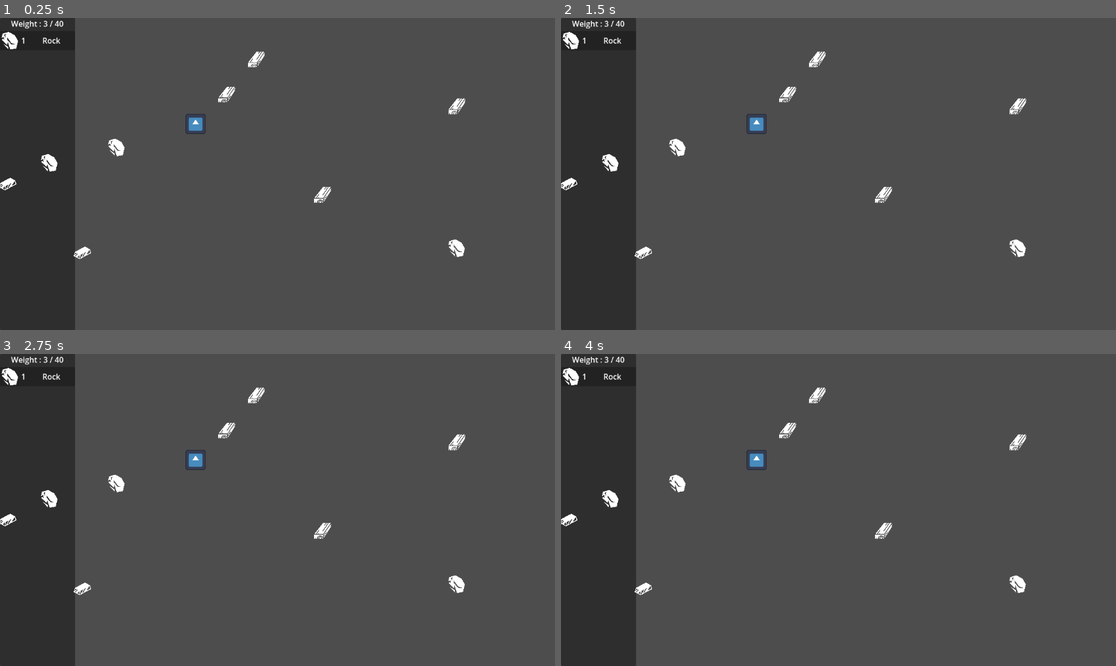
Above: before the commit, frames 1-4 (two rows, left to right).
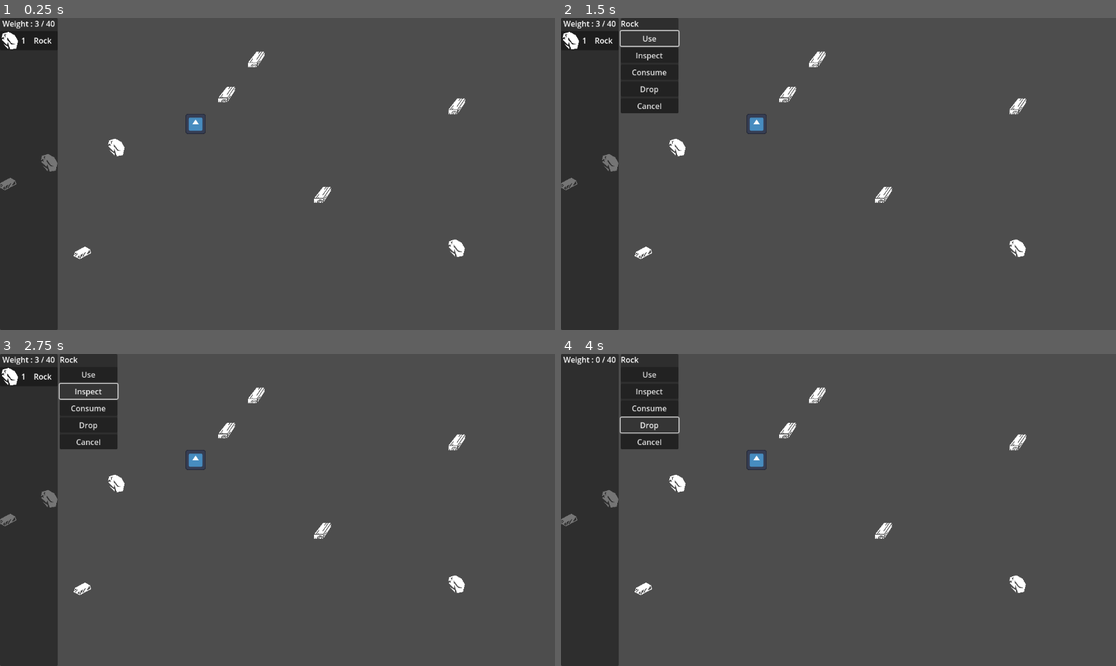
Above: after the commit, the same moments.

Repository: DonKoutsou/Inventory_Tutorial
Game: Godot game, scene res://Scene/world.tscn
Same seed, same stepped clock (60 frames per second), same inputs: the game is played once before the commit and once after it. Before the commit the project has no main scene; this scene is started directly in both runs. The engine's default icon, where the game draws it, is replaced by a stand-in: a white triangle on a blue panel in a dark square.
Inputs (mouse positions are in pixels of both pictures, inside the frame that each line leads up to):
- Up to frame 1 (0.25 s): no input
- Up to frame 2 (1.5 s): click (588, 39) at 0.52 s; click (649, 39) at 1.25 s, where only the run after the commit has a clickable "Use"
- Up to frame 3 (2.75 s): click (88, 391) at 2 s, where only the run after the commit has a clickable "Inspect"
- Up to frame 4 (4 s): click (649, 407) at 2.75 s, where only the run after the commit has a clickable "Consume"; click (649, 425) at 3.5 s, where only the run after the commit has a clickable "Drop"

The runs differ from the first frame. In frame 1, 3.5% of the frame differs, in the area x 0-14%, y 0-100%; in frame 2, 4.7%; in frame 3, 4.7%; in frame 4, 4.8%, in the area x 0-22%, y 0-100%.

Commit message:
ItemOptions, and Drop logic

Diff:
--- a/InventorySystem/Scripts/Inventory.gd
+++ b/InventorySystem/Scripts/Inventory.gd
@@ -29,8 +29,19 @@
 		ContainerCreated.emit(ItemContainer)
 		OnItemAdded(It)
 
+func RemoveItemFromContainer(Cont : InventoryItemContainer) -> void:
+	Cont.UpdateAmm(-1)
+	OnItemRemoved(Cont.GetContainedItem())
+	if (Cont.GetAmmount() == 0):
+		_InventoryContents.erase(Cont)
+		Cont.ContainerRemoved()
+
 func OnItemAdded(It : Item) -> void:
 	_CurrentWeight += It._ItemWeight
+	OnWeightChanged.emit(_CurrentWeight)
+
+func OnItemRemoved(It : Item) -> void:
+	_CurrentWeight -= It._ItemWeight
 	OnWeightChanged.emit(_CurrentWeight)
 
 func CanFitItem(It : Item) -> bool:
--- a/InventorySystem/Scripts/InventoryItemContainer.gd
+++ b/InventorySystem/Scripts/InventoryItemContainer.gd
@@ -6,6 +6,7 @@
 var _Ammount : int = 0
 
 signal OnAmmountUpdated(NewAmmount : int)
+signal OnContainerEmptied
 
 func RegisterItem(It : Item) -> void:
 	_StoredItem = It
@@ -19,3 +20,6 @@
 
 func GetContainedItem() -> Item:
 	return _StoredItem
+
+func ContainerRemoved() -> void:
+	OnContainerEmptied.emit()
--- a/InventorySystem/Scripts/UIInventoryContainer.gd
+++ b/InventorySystem/Scripts/UIInventoryContainer.gd
@@ -6,11 +6,26 @@
 @export var ItemAmmount : Label
 @export var ItemName : Label
 
+var _ItemCont : InventoryItemContainer
+
+signal OnContainerSelected
+
 func RegisterContainer(Cont : InventoryItemContainer) -> void:
 	Cont.connect("OnAmmountUpdated", OnAmmountUpdated)
+	Cont.connect("OnContainerEmptied", DeleteSelf)
+	_ItemCont = Cont
 	ItemAmmount.text = var_to_str(Cont.GetAmmount())
 	ItemName.text = Cont.GetContainedItem().GetItemName()
 	Icon.texture = Cont.GetContainedItem().GetItemIcon()
 
 func OnAmmountUpdated(Amm : int) -> void:
 	ItemAmmount.text = var_to_str(Amm)
+
+func GetContainer() -> InventoryItemContainer:
+	return _ItemCont
+
+func _on_select_button_pressed() -> void:
+	OnContainerSelected.emit()
+
+func DeleteSelf() -> void:
+	queue_free()
--- /dev/null
+++ b/InventorySystem/Scripts/UIItemOptions.gd
@@ -0,0 +1,36 @@
+extends PanelContainer
+
+class_name UIItemOptions
+
+@export var ItemNameLabel : Label
+
+signal OnItemUsed()
+signal OnItemInspected()
+signal OnItemDroped()
+signal OnItemConsumed()
+
+func _ready() -> void:
+	visible = false
+
+func SetSelectedItem(It : Item) -> void:
+	visible = true
+	ItemNameLabel.text = It.GetItemName()
+
+func _on_use_button_pressed() -> void:
+	OnItemUsed.emit()
+
+
+func _on_inspect_button_pressed() -> void:
+	OnItemInspected.emit()
+
+
+func _on_consume_button_pressed() -> void:
+	OnItemConsumed.emit()
+
+
+func _on_drop_button_pressed() -> void:
+	OnItemDroped.emit()
+
+
+func _on_cancel_button_pressed() -> void:
+	visible = false
--- a/InventorySystem/Scripts/inventory_screen.gd
+++ b/InventorySystem/Scripts/inventory_screen.gd
@@ -4,8 +4,11 @@
 
 @export var WeightText : Label
 @export var ContainerPlacement : Control
+@export var ItemOptions : UIItemOptions
 @export var InventoryContainerScene : PackedScene
 @export var Inv : Inventory
+
+var SelectedContainer : InventoryItemContainer
 
 func _ready() -> void:
 	Inv.connect("ContainerCreated", OnContainerCreated)
@@ -16,6 +19,7 @@
 	var UIContainer = InventoryContainerScene.instantiate() as InventoryUIContainer
 	UIContainer.RegisterContainer(Cont)
 	ContainerPlacement.add_child(UIContainer)
+	UIContainer.connect("OnContainerSelected", OnItemContainerSelected.bind(UIContainer))
 
 func OnWeightUpdated(NewW : float) -> void:
 	WeightText.text = "Weight : {0} / {1}".format([NewW, Inv.MaxWeight])
@@ -23,3 +27,19 @@
 func _input(event: InputEvent) -> void:
 	if (event.is_action_pressed("Inventory")):
 		visible = !visible
+
+func OnItemContainerSelected(ItemContainer : InventoryUIContainer) -> void:
+	SelectedContainer = ItemContainer.GetContainer()
+	ItemOptions.SetSelectedItem(SelectedContainer.GetContainedItem())
+
+func OnItemUsed() -> void:
+	pass
+
+func OnItemInspected() -> void:
+	pass
+
+func OnItemConsumed() -> void:
+	pass
+
+func OnItemDroped() -> void:
+	Inv.RemoveItemFromContainer(SelectedContainer)
--- a/InventorySystem/UI/InventoryContainer.tscn
+++ b/InventorySystem/UI/InventoryContainer.tscn
@@ -9,21 +9,26 @@
 anchor_top = 0.5
 anchor_right = 0.5
 anchor_bottom = 0.5
-offset_left = -56.5
+offset_left = -56.0
 offset_top = -20.0
-offset_right = 63.5
+offset_right = 64.0
 offset_bottom = 20.0
 grow_horizontal = 2
 grow_vertical = 2
 size_flags_horizontal = 3
 size_flags_vertical = 4
+mouse_filter = 2
 script = ExtResource("1_lsq1a")
 Icon = NodePath("HBoxContainer/ItemIcon")
 ItemAmmount = NodePath("HBoxContainer/ItemAmmount")
 ItemName = NodePath("HBoxContainer/ItemName")
 
+[node name="SelectButton" type="Button" parent="."]
+layout_mode = 2
+
 [node name="HBoxContainer" type="HBoxContainer" parent="."]
 layout_mode = 2
+mouse_filter = 2
 alignment = 1
 
 [node name="ItemIcon" type="TextureRect" parent="HBoxContainer"]
@@ -31,6 +36,7 @@
 layout_mode = 2
 size_flags_horizontal = 0
 size_flags_vertical = 4
+mouse_filter = 2
 texture = ExtResource("1_253sj")
 expand_mode = 1
 
@@ -45,4 +51,5 @@
 text = "Metal"
 horizontal_alignment = 1
 vertical_alignment = 1
-autowrap_mode = 2
+
+[connection signal="pressed" from="SelectButton" to="." method="_on_select_button_pressed"]
--- a/InventorySystem/UI/InventoryScreen.tscn
+++ b/InventorySystem/UI/InventoryScreen.tscn
@@ -1,10 +1,11 @@
-[gd_scene load_steps=4 format=3 uid="uid://dkuhd6c2h0lgo"]
+[gd_scene load_steps=5 format=3 uid="uid://dkuhd6c2h0lgo"]
 
 [ext_resource type="PackedScene" uid="uid://dhkxl5wenauc5" path="res://InventorySystem/UI/InventoryContainer.tscn" id="1_5ipix"]
 [ext_resource type="Script" path="res://InventorySystem/Scripts/inventory_screen.gd" id="1_hygpf"]
 [ext_resource type="Resource" uid="uid://d1yploys54j8i" path="res://InventorySystem/PlayerInventory.tres" id="3_a71yv"]
+[ext_resource type="PackedScene" uid="uid://dx8u4ur25i1wi" path="res://InventorySystem/UI/ui_item_options.tscn" id="4_op0cp"]
 
-[node name="InventoryScreen" type="Control" node_paths=PackedStringArray("WeightText", "ContainerPlacement")]
+[node name="InventoryScreen" type="Control" node_paths=PackedStringArray("WeightText", "ContainerPlacement", "ItemOptions")]
 layout_mode = 3
 anchors_preset = 15
 anchor_right = 1.0
@@ -12,34 +13,48 @@
 grow_horizontal = 2
 grow_vertical = 2
 script = ExtResource("1_hygpf")
-WeightText = NodePath("PanelContainer/VBoxContainer/WeightLabel")
-ContainerPlacement = NodePath("PanelContainer/VBoxContainer/ScrollContainer/VBoxContainer")
+WeightText = NodePath("HBoxContainer/PanelContainer/VBoxContainer/WeightLabel")
+ContainerPlacement = NodePath("HBoxContainer/PanelContainer/VBoxContainer/ScrollContainer/VBoxContainer")
+ItemOptions = NodePath("HBoxContainer/UIItemOptions")
 InventoryContainerScene = ExtResource("1_5ipix")
 Inv = ExtResource("3_a71yv")
 
-[node name="PanelContainer" type="PanelContainer" parent="."]
+[node name="HBoxContainer" type="HBoxContainer" parent="."]
 layout_mode = 1
 anchors_preset = 9
 anchor_bottom = 1.0
-offset_right = 156.0
+offset_right = 90.0
 grow_vertical = 2
+
+[node name="PanelContainer" type="PanelContainer" parent="HBoxContainer"]
+custom_minimum_size = Vector2(120, 0)
+layout_mode = 2
 size_flags_vertical = 3
 
-[node name="VBoxContainer" type="VBoxContainer" parent="PanelContainer"]
+[node name="VBoxContainer" type="VBoxContainer" parent="HBoxContainer/PanelContainer"]
 clip_contents = true
 layout_mode = 2
 
-[node name="WeightLabel" type="Label" parent="PanelContainer/VBoxContainer"]
+[node name="WeightLabel" type="Label" parent="HBoxContainer/PanelContainer/VBoxContainer"]
 layout_mode = 2
 text = "Weight : 10"
 horizontal_alignment = 1
 vertical_alignment = 1
 
-[node name="ScrollContainer" type="ScrollContainer" parent="PanelContainer/VBoxContainer"]
+[node name="ScrollContainer" type="ScrollContainer" parent="HBoxContainer/PanelContainer/VBoxContainer"]
 layout_mode = 2
 size_flags_vertical = 3
 horizontal_scroll_mode = 0
 
-[node name="VBoxContainer" type="VBoxContainer" parent="PanelContainer/VBoxContainer/ScrollContainer"]
+[node name="VBoxContainer" type="VBoxContainer" parent="HBoxContainer/PanelContainer/VBoxContainer/ScrollContainer"]
 layout_mode = 2
 size_flags_horizontal = 3
+size_flags_vertical = 3
+
+[node name="UIItemOptions" parent="HBoxContainer" instance=ExtResource("4_op0cp")]
+layout_mode = 2
+
+[connection signal="OnItemConsumed" from="HBoxContainer/UIItemOptions" to="." method="OnItemConsumed"]
+[connection signal="OnItemDroped" from="HBoxContainer/UIItemOptions" to="." method="OnItemDroped"]
+[connection signal="OnItemInspected" from="HBoxContainer/UIItemOptions" to="." method="OnItemInspected"]
+[connection signal="OnItemUsed" from="HBoxContainer/UIItemOptions" to="." method="OnItemUsed"]
--- /dev/null
+++ b/InventorySystem/UI/ui_item_options.tscn
@@ -0,0 +1,53 @@
+[gd_scene load_steps=2 format=3 uid="uid://dx8u4ur25i1wi"]
+
+[ext_resource type="Script" path="res://InventorySystem/Scripts/UIItemOptions.gd" id="1_kwlrl"]
+
+[node name="UIItemOptions" type="PanelContainer" node_paths=PackedStringArray("ItemNameLabel")]
+custom_minimum_size = Vector2(120, 0)
+anchors_preset = 8
+anchor_left = 0.5
+anchor_top = 0.5
+anchor_right = 0.5
+anchor_bottom = 0.5
+offset_left = -60.0
+offset_top = -99.0
+offset_right = 60.0
+offset_bottom = 99.0
+grow_horizontal = 2
+grow_vertical = 2
+size_flags_vertical = 0
+script = ExtResource("1_kwlrl")
+ItemNameLabel = NodePath("VBoxContainer/ItemName")
+
+[node name="VBoxContainer" type="VBoxContainer" parent="."]
+layout_mode = 2
+
+[node name="ItemName" type="Label" parent="VBoxContainer"]
+layout_mode = 2
+text = "Item Name"
+
+[node name="UseButton" type="Button" parent="VBoxContainer"]
+layout_mode = 2
+text = "Use"
+
+[node name="InspectButton" type="Button" parent="VBoxContainer"]
+layout_mode = 2
+text = "Inspect"
+
+[node name="ConsumeButton" type="Button" parent="VBoxContainer"]
+layout_mode = 2
+text = "Consume"
+
+[node name="DropButton" type="Button" parent="VBoxContainer"]
+layout_mode = 2
+text = "Drop"
+
+[node name="CancelButton" type="Button" parent="VBoxContainer"]
+layout_mode = 2
+text = "Cancel"
+
+[connection signal="pressed" from="VBoxContainer/UseButton" to="." method="_on_use_button_pressed"]
+[connection signal="pressed" from="VBoxContainer/InspectButton" to="." method="_on_inspect_button_pressed"]
+[connection signal="pressed" from="VBoxContainer/ConsumeButton" to="." method="_on_consume_button_pressed"]
+[connection signal="pressed" from="VBoxContainer/DropButton" to="." method="_on_drop_button_pressed"]
+[connection signal="pressed" from="VBoxContainer/CancelButton" to="." method="_on_cancel_button_pressed"]
--- a/Scene/world.tscn
+++ b/Scene/world.tscn
@@ -20,7 +20,9 @@
 ItemScene = ExtResource("2_4uw1s")
 ItemsToSpread = Array[ExtResource("3_2q650")]([ExtResource("4_jtfqm"), ExtResource("5_o0v3h"), ExtResource("6_tm7ek")])
 
-[node name="InventoryScreen" parent="." instance=ExtResource("2_pqito")]
-layout_mode = 1
+[node name="CanvasLayer" type="CanvasLayer" parent="."]
+
+[node name="InventoryScreen" parent="CanvasLayer" instance=ExtResource("2_pqito")]
 
 [node name="Character" parent="." instance=ExtResource("1_etjn4")]
+Speed = 5.0
--- a/project.godot
+++ b/project.godot
@@ -11,6 +11,7 @@
 [application]
 
 config/name="InventoryVid"
+run/main_scene="res://Scene/world.tscn"
 config/features=PackedStringArray("4.3", "Mobile")
 config/icon="res://icon.svg"
 
@@ -41,6 +42,10 @@
 "events": [Object(InputEventKey,"resource_local_to_scene":false,"resource_name":"","device":-1,"window_id":0,"alt_press …(192 unchanged characters)…
 ]
 }
+Click={
+"deadzone": 0.5,
+"events": []
+}
 
 [rendering]
 
